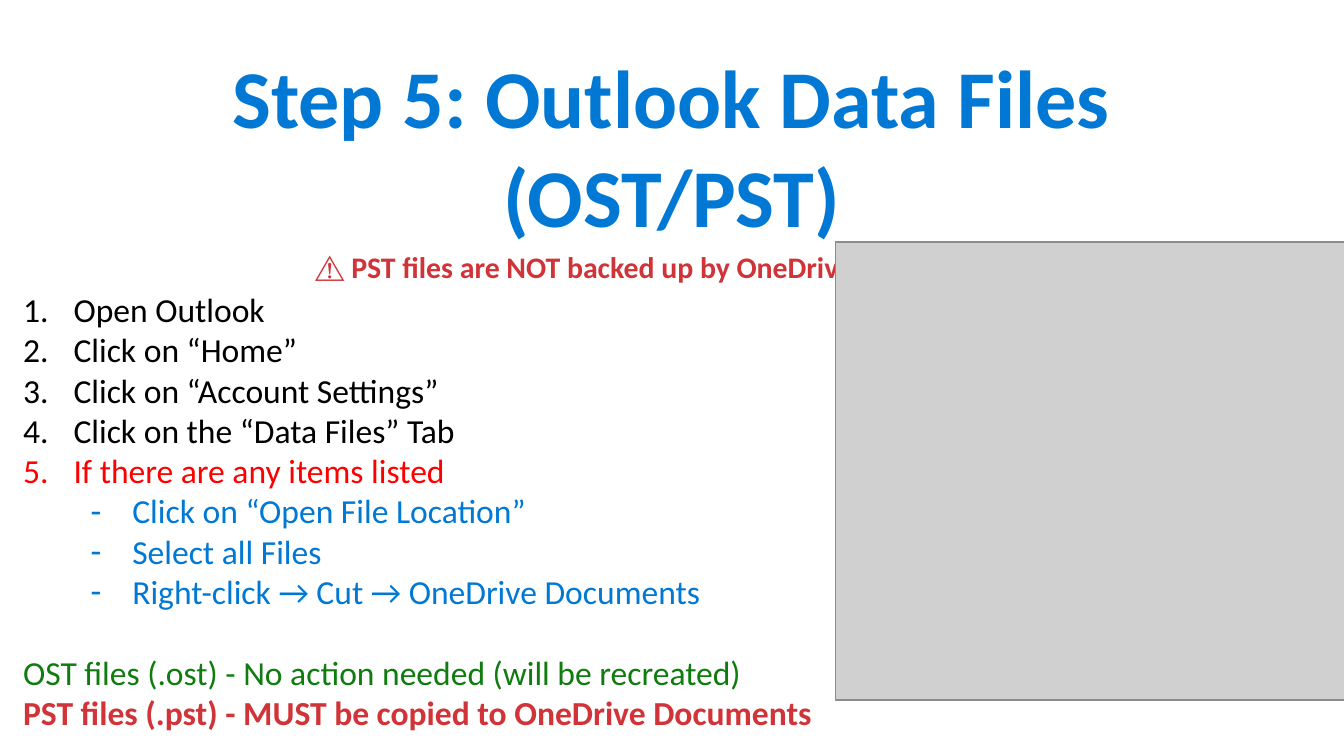
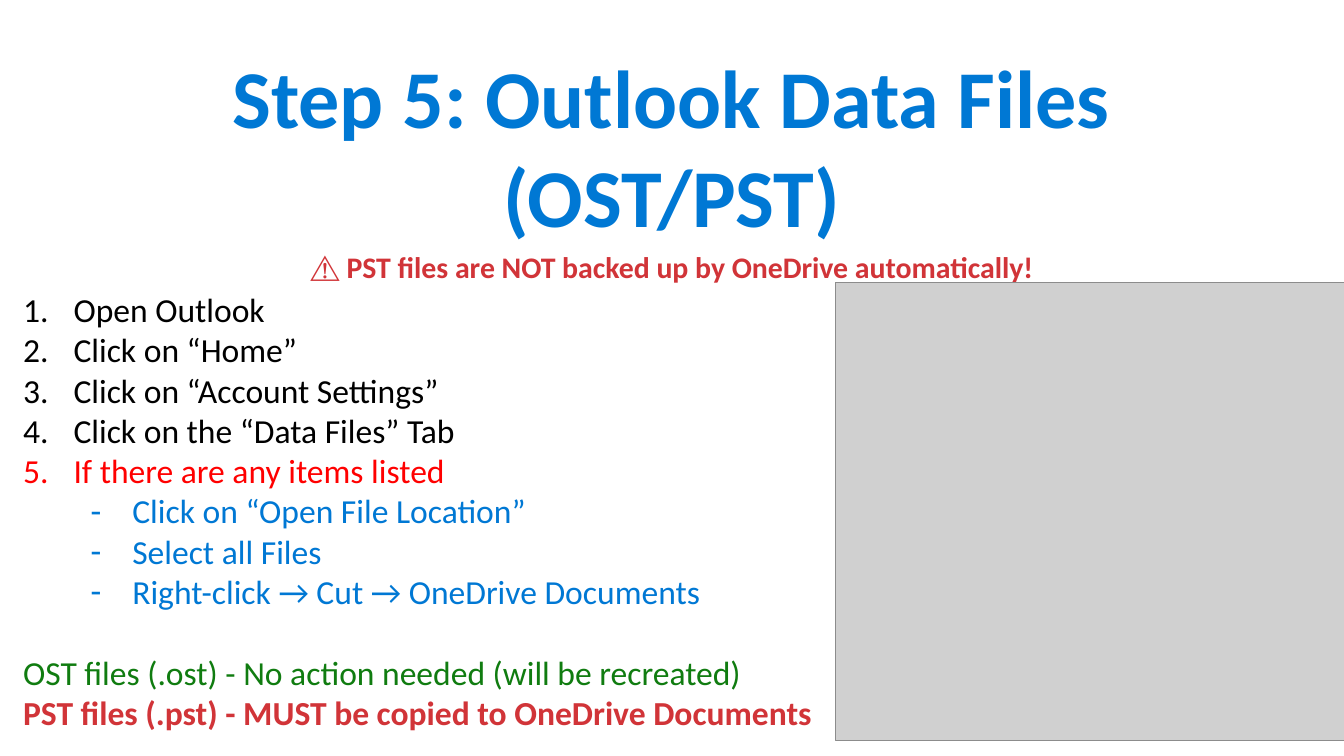
Before and after one commit to ipsghonline/tmp, a slide deck: slide 7 of presentation/Phase1-Backup-Guide.pptx. Drawn at 1344x756 pixels with LibreOffice and Linux fonts; fonts in the diff are those of the drawing; grey boxes stand for pictures. Boxes give left, top, right and bottom in pixels: in the first picture for what was removed or moved away, otherwise in the second. Text is boxed around its words. In the diff, an @@ line names an element or a change of style, - is before the commit and + after.

```diff
--- a/presentation/Phase1-Backup-Guide.pptx
+++ b/presentation/Phase1-Backup-Guide.pptx
@@ text at box(347, 257, 1033, 285): text changed @@
-⚠️ PST files are NOT backed up by OneDrive automatically
+⚠️ PST files are NOT backed up by OneDrive automatically!
@@ picture: place and size @@
-picture at box(836, 242, 1344, 700)
+picture at box(836, 282, 1344, 741)
```
Also in this commit, not shown: 1 slide removed.
